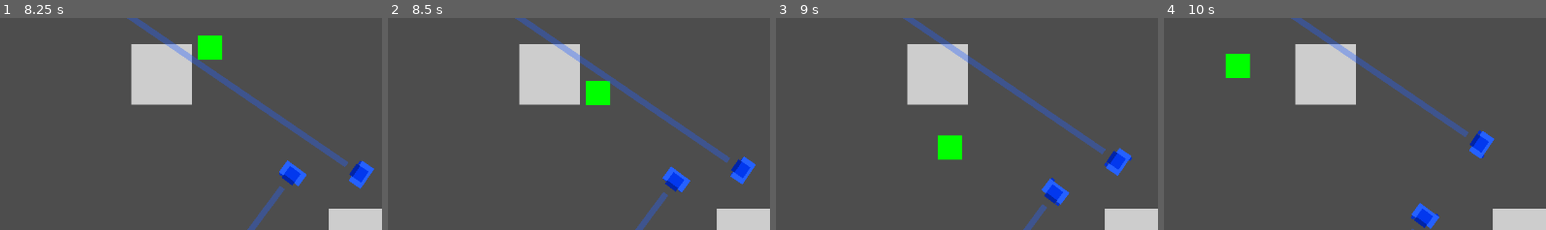
Above: before the commit, frames 1-4 (left to right).
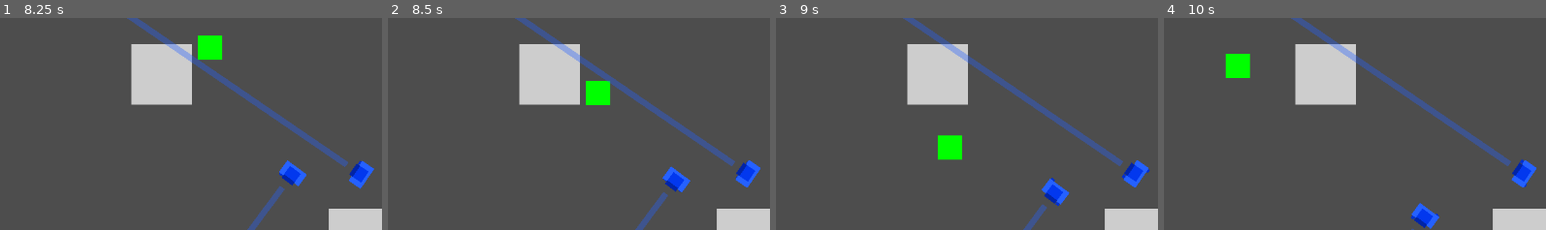
Above: after the commit, the same moments.

Repository: Toxe/godot-state-machines
Game: Godot game, scene res://scenes/main.tscn
The game is run twice, just before and just after one commit, with the same random seed, the same clock (stepped at 60 frames per second) and the same inputs.
Inputs:
- Up to frame 1 (8.25 s): tap Enter at 0.5 s; hold D (move_right) 0.53-1.28 s; hold S (move_down) 1.28-2.03 s; hold D (move_right) 2.03-2.78 s; hold W (move_up) 2.78-3.53 s; hold A (move_left) 3.53-5.03 s; hold S (move_down) 5.03-5.78 s; hold D (move_right) 5.78-6.53 s; hold W (move_up) 6.53-7.28 s; hold D (move_right) 7.28-8.03 s; hold S (move_down) from 8.03 s (still down)
- Up to frame 2 (8.5 s): keep holding S (move_down)
- Up to frame 3 (9 s): release S (move_down) at 8.78 s; hold A (move_left) from 8.78 s (still down)
- Up to frame 4 (10 s): release A (move_left) at 9.53 s; hold W (move_up) from 9.53 s (still down)
The pictures show only the part of the screen within x 29-79%, y 28-78%; the shares and areas given below are measured in that part.

Frame 1 is identical in both runs. In frame 2, 0.6% of the frame differs, in the area x 88-98%, y 65-80%; in frame 3, 1.1%; in frame 4, 1.3%, in the area x 78-98%, y 52-80%.

Commit message:
If guard detects the player go to "player_spotted" state

Diff:
--- a/scenes/blue_guard/states/walk.gd
+++ b/scenes/blue_guard/states/walk.gd
@@ -20,6 +20,9 @@
 
 func physics_process(_delta: float) -> State:
     var guard := owner as BlueGuard
+
+    if guard.player_detected:
+        return player_spotted_state
 
     update_line()
 
